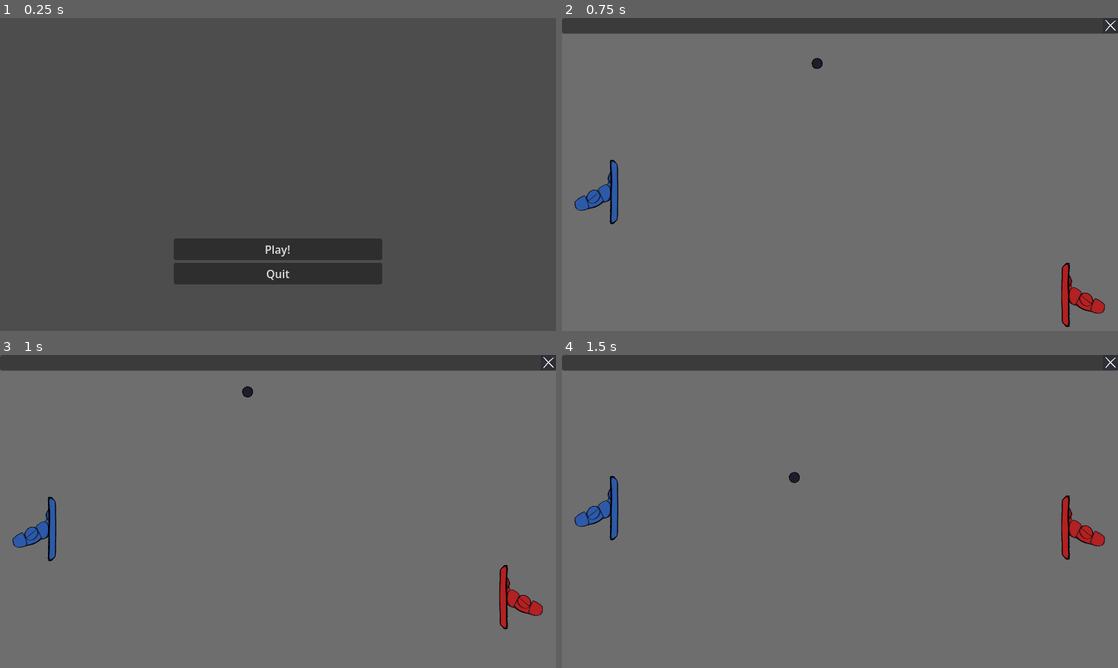
Above: before the commit, frames 1-4 (two rows, left to right).
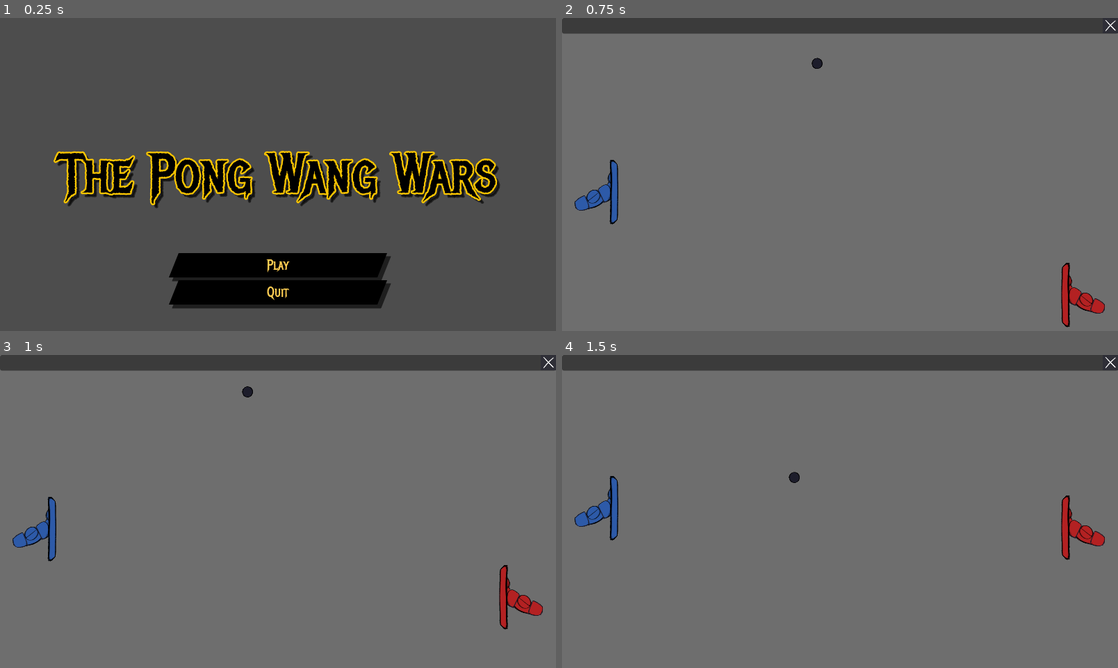
Above: after the commit, the same moments.

Repository: parrotwise/gmtk26-pong
Game: Godot game, scene res://Menu/main_menu.tscn
Two runs of this game, one before a commit and one after it. Both use one fixed random seed, a clock stepped at 60 frames per second and the inputs below. This scene is started directly instead of the project's main scene.
Inputs:
- Up to frame 1 (0.25 s): no input
- Up to frame 2 (0.75 s): click "Play!" (after the commit: "Play") at 0.5 s
- Up to frame 3 (1 s): no input
- Up to frame 4 (1.5 s): hold Up (ui_up) from 1.28 s (still down)

The runs differ from the first frame. In frame 1, 17% of the frame differs, in the area x 9-90%, y 42-93%; in frame 2, nothing differs; in frame 3, nothing differs; in frame 4, nothing differs.

Commit message:
Main menu a bit more pretty.

Diff:
--- /dev/null
+++ b/Assets/Theme/the_theme.tres
@@ -0,0 +1,36 @@
+[gd_resource type="Theme" format=3 uid="uid://cmohlg8ancb1r"]
+
+[ext_resource type="FontFile" uid="uid://q86l2pnsdds1" path="res://Assets/Font/MetalMania-Regular.ttf" id="1_up8hj"]
+
+[sub_resource type="StyleBoxFlat" id="StyleBoxFlat_1378a"]
+bg_color = Color(0.6, 0.6, 0.6, 0)
+skew = Vector2(0.4, 0)
+border_width_left = 10
+border_width_right = 10
+border_color = Color(0.97655016, 0.77179134, 1.92523e-06, 1)
+
+[sub_resource type="StyleBoxFlat" id="StyleBoxFlat_hra53"]
+bg_color = Color(0, 0, 0, 1)
+skew = Vector2(0.4, 0)
+border_width_left = 10
+border_width_right = 10
+border_color = Color(0.88353246, 0.7000146, 0, 1)
+shadow_size = 1
+shadow_offset = Vector2(5, 5)
+
+[sub_resource type="StyleBoxFlat" id="StyleBoxFlat_dtkyu"]
+content_margin_top = 5.0
+content_margin_bottom = 5.0
+bg_color = Color(0, 0, 0, 1)
+skew = Vector2(0.4, 0)
+shadow_size = 1
+shadow_offset = Vector2(5, 5)
+
+[resource]
+Button/colors/font_color = Color(1, 0.80761707, 0.32410368, 1)
+Button/colors/font_hover_color = Color(1, 0.80784315, 0.3254902, 1)
+Button/font_sizes/font_size = 20
+Button/fonts/font = ExtResource("1_up8hj")
+Button/styles/focus = SubResource("StyleBoxFlat_1378a")
+Button/styles/hover = SubResource("StyleBoxFlat_hra53")
+Button/styles/normal = SubResource("StyleBoxFlat_dtkyu")
--- a/Menu/main_menu.tscn
+++ b/Menu/main_menu.tscn
@@ -2,6 +2,18 @@
 
 [ext_resource type="Script" uid="uid://cm6wy2um2uj00" path="res://Menu/main_menu.gd" id="1_sla5p"]
 [ext_resource type="PackedScene" uid="uid://djm2i4bbxb86c" path="res://Scenes/game_scene.tscn" id="2_ci1se"]
+[ext_resource type="Theme" uid="uid://cmohlg8ancb1r" path="res://Assets/Theme/the_theme.tres" id="2_dtkyu"]
+[ext_resource type="FontFile" uid="uid://q86l2pnsdds1" path="res://Assets/Font/MetalMania-Regular.ttf" id="3_ohgnh"]
+
+[sub_resource type="LabelSettings" id="LabelSettings_kafe6"]
+font = ExtResource("3_ohgnh")
+font_size = 80
+font_color = Color(0, 0, 0, 1)
+outline_size = 9
+outline_color = Color(0.98480004, 0.775053, 7.70092e-07, 1)
+shadow_size = 6
+shadow_color = Color(0, 0, 0, 0.56078434)
+shadow_offset = Vector2(5, 5)
 
 [node name="MainMenu" type="Node2D" unique_id=403940985]
 script = ExtResource("1_sla5p")
@@ -11,9 +23,25 @@
 custom_minimum_size = Vector2(800, 450)
 layout_mode = 3
 anchors_preset = 0
+theme = ExtResource("2_dtkyu")
+
+[node name="CenterContainer2" type="CenterContainer" parent="Menu" unique_id=1307644251]
+custom_minimum_size = Vector2(0, 450)
+layout_mode = 1
+anchors_preset = 10
+anchor_right = 1.0
+offset_bottom = 101.0
+grow_horizontal = 2
+mouse_filter = 2
+
+[node name="Label" type="Label" parent="Menu/CenterContainer2" unique_id=1482557920]
+layout_mode = 2
+text = "The Pong Wang Wars"
+label_settings = SubResource("LabelSettings_kafe6")
+horizontal_alignment = 1
 
 [node name="CenterContainer" type="CenterContainer" parent="Menu" unique_id=1173853177]
-custom_minimum_size = Vector2(0, 200)
+custom_minimum_size = Vector2(0, 150)
 layout_mode = 1
 anchors_preset = 12
 anchor_top = 1.0
@@ -29,7 +57,7 @@
 [node name="Play" type="Button" parent="Menu/CenterContainer/VBoxContainer" unique_id=1430920628]
 unique_name_in_owner = true
 layout_mode = 2
-text = "Play!"
+text = "Play"
 
 [node name="Quit" type="Button" parent="Menu/CenterContainer/VBoxContainer" unique_id=47914014]
 unique_name_in_owner = true
@@ -38,6 +66,7 @@
 
 [node name="GameScene" parent="." unique_id=2090212088 instance=ExtResource("2_ci1se")]
 unique_name_in_owner = true
+visible = false
 anchors_preset = 0
 anchor_right = 0.0
 anchor_bottom = 0.0
@@ -45,3 +74,4 @@
 offset_bottom = 450.0
 grow_horizontal = 1
 grow_vertical = 1
+theme = ExtResource("2_dtkyu")
Binary file added: Assets/Font/MetalMania-Regular.ttf
Not shown, added: Assets/Font/MetalMania-Regular.ttf.import
Not shown, added: Assets/Font/OFL.txt
